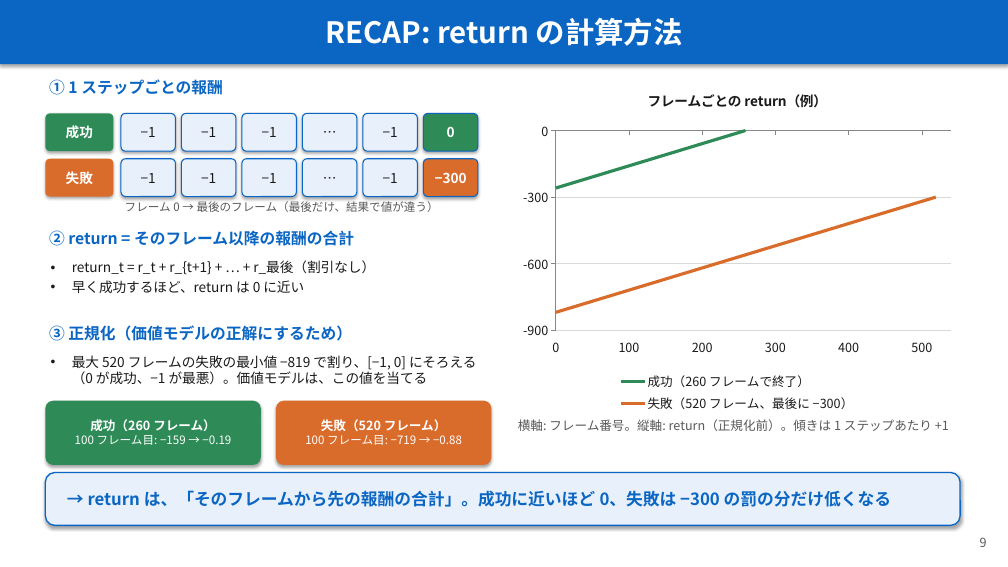
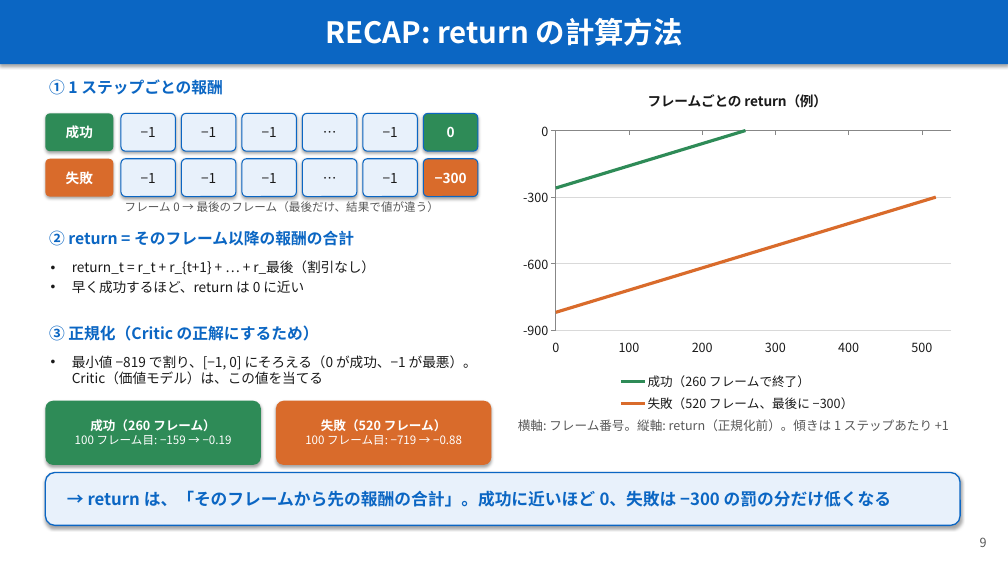
Before and after one commit to Junhand/libero_RL, a slide deck: slide 9 of docs/RECAP_STEAM_RLToken.pptx. Drawn at 1008x567 pixels with LibreOffice and Linux fonts; fonts in the diff are those of the drawing. Boxes give left, top, right and bottom in pixels: in the first picture for what was removed or moved away, otherwise in the second. Text is boxed around its words. In the diff, an @@ line names an element or a change of style, - is before the commit and + after.

```diff
--- a/docs/RECAP_STEAM_RLToken.pptx
+++ b/docs/RECAP_STEAM_RLToken.pptx
@@ text at <box>49,325,319,341</box>: text changed @@
-③ 正規化（価値モデルの正解にするため）
+③ 正規化（Critic の正解にするため）
@@ text at <box>72,355,477,384</box>: text changed @@
-• 最大 520 フレームの失敗の最小値 −819 で割り、[−1, 0] にそろえる（0 が成功、−1 が最悪）。価値モデルは、この値を当てる
+• 最小値 −819 で割り、[−1, 0] にそろえる（0 が成功、−1 が最悪）。Critic（価値モデル）は、この値を当てる
```
Also in this commit, not shown: 4 other slides changed, 1 other file.
